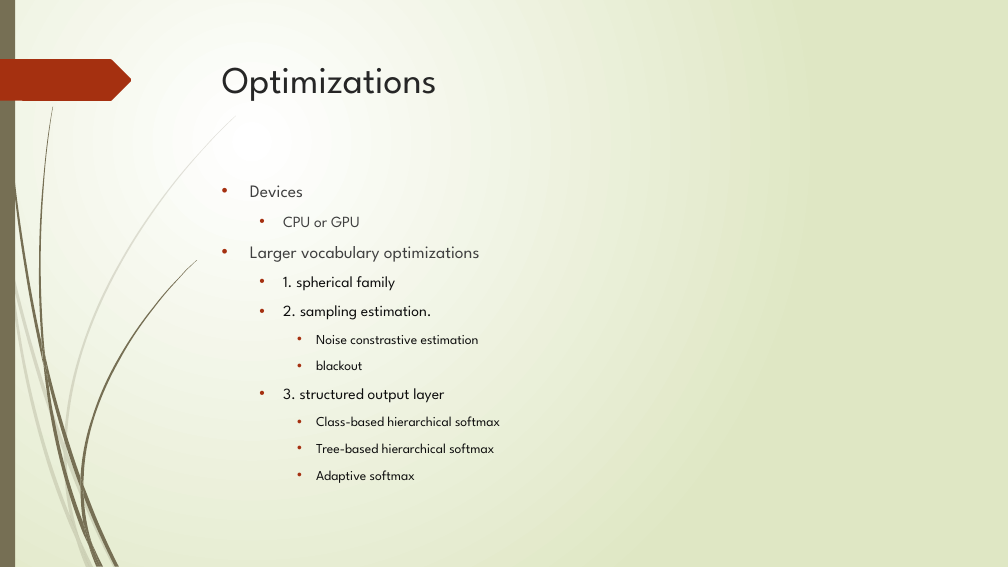
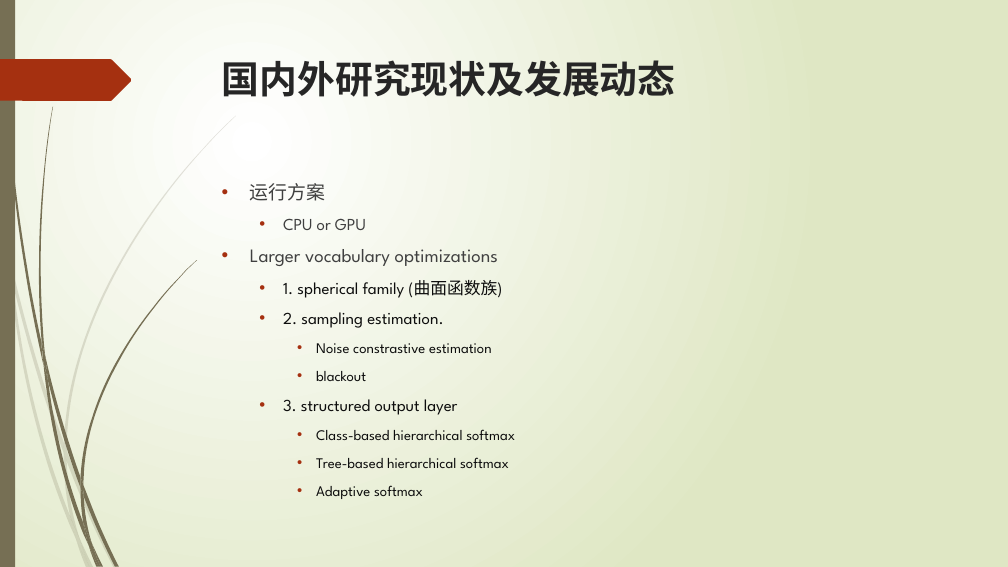
Before and after one commit to jiangnanhugo/Graduate_Design, a slide deck: slide 5 of 开题报告.pptx. Drawn at 1008x567 pixels with LibreOffice and Linux fonts; fonts in the diff are those of the drawing. Boxes give left, top, right and bottom in pixels: in the first picture for what was removed or moved away, otherwise in the second. Text is boxed around its words. In the diff, an @@ line names an element or a change of style, - is before the commit and + after.

```diff
--- a/开题报告.pptx
+++ b/开题报告.pptx
@@ title at (222,60,676,97): text changed; bold on @@
-Optimizations
+国内外研究现状及发展动态
@@ text at (250,183,326,201): text changed; size 16.6 to 18 pt @@
-• Devices
+• 运行方案
@@ text at (250,218,515,499): size 14.8 to 16 pt in "CPU or GPU", "2. sampling estimation.", "3. structured output layer"; size 16.6 to 18 pt in "Larger vocabulary optimizations"; size 12.9 to 14 pt in "Noise constrastive estimation", "blackout", "Class-based hierarchical softmax", "Tree-based hierarchical softmax" and 1 more places @@
@@ text at (283,280,502,298): text changed; size 14.8 to 16 pt @@
-  • 1. spherical family
+  • 1. spherical family (曲面函数族)
```
Also in this commit, not shown: 16 other slides changed, 1 slide added, 3 slides removed, 14 other files.
